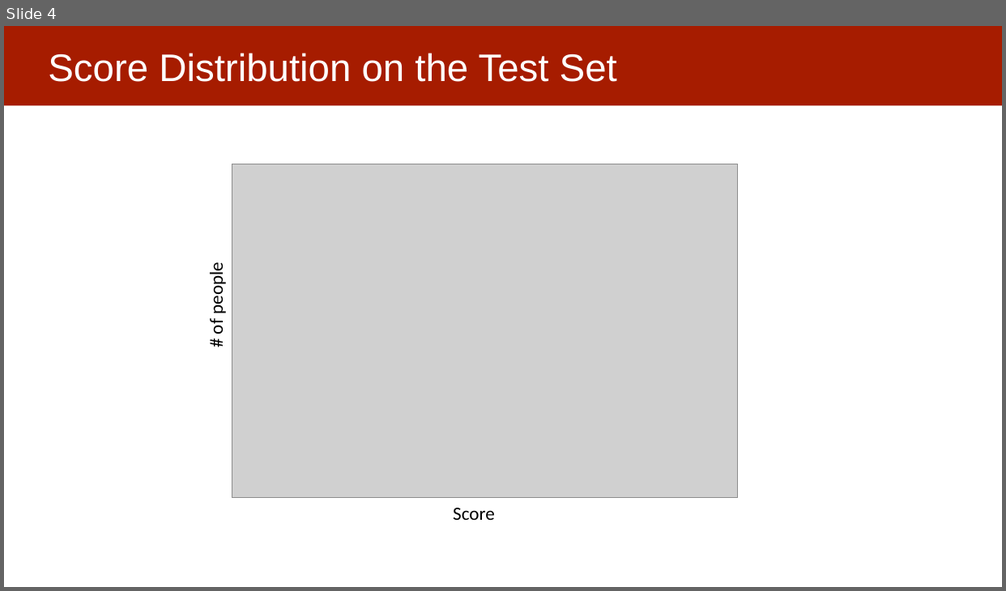
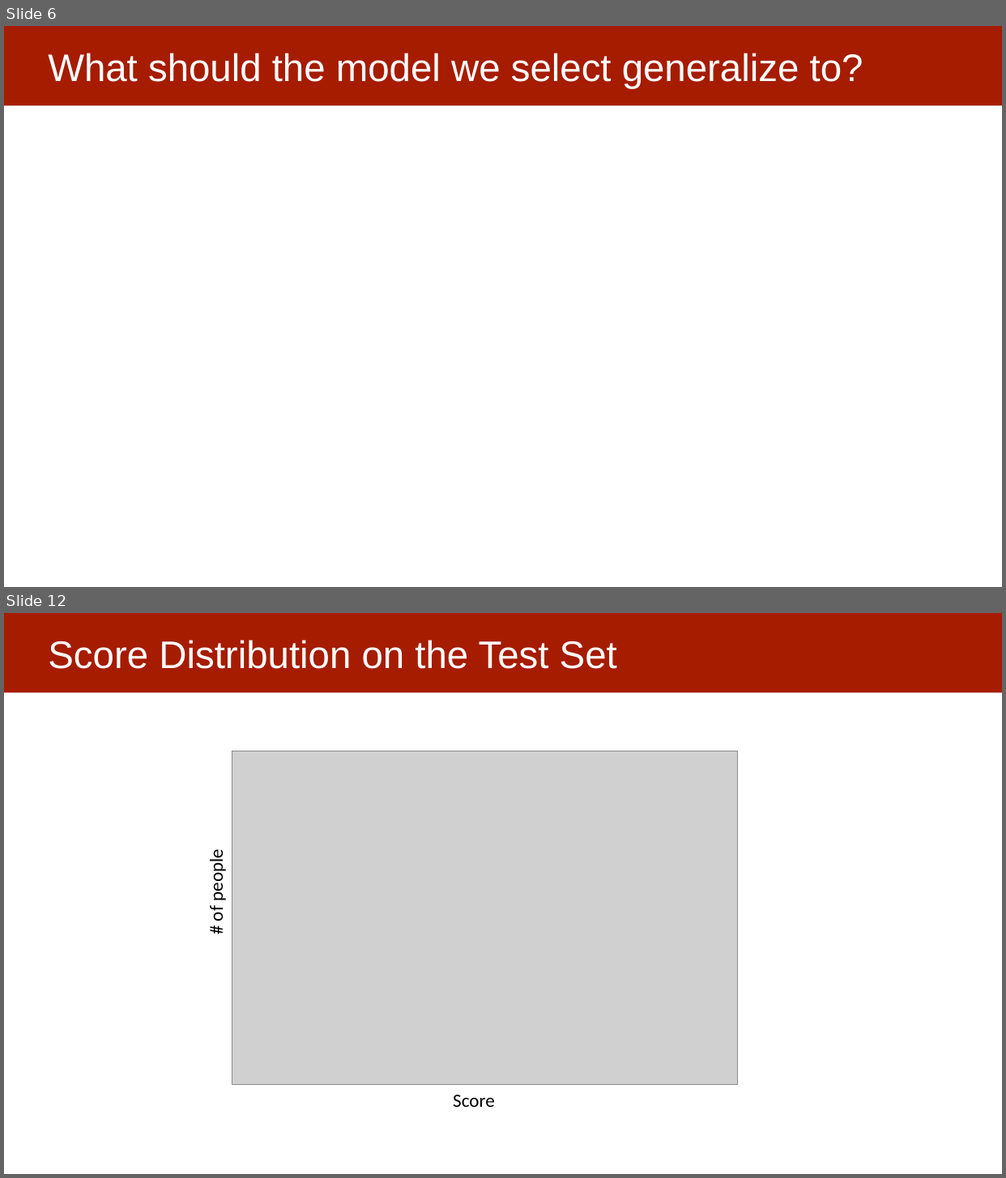
Before and after one commit to dssg/mlforpublicpolicylab, a slide deck: 06 - Performance and Evaluation Pt 1/Model Selection and Validation - Part I.pptx. Shown one above the other, each under a label of ours: slide 4 before the commit, slides 6 and 12 after it; the slides between them are not shown. The pictures are 1006x591 and 1006x1178 pixels, drawn with LibreOffice and Linux fonts; fonts in the diff are those of the drawing; grey boxes stand for pictures. Boxes give left, top, right and bottom in pixels: in the first picture for what was removed or moved away, otherwise in the second. Text is boxed around its words. In the diff, an @@ line names an element or a change of style, - is before the commit and + after.

```diff
--- a/06 - Performance and Evaluation Pt 1/Model Selection and Validation - Part I.pptx
+++ b/06 - Performance and Evaluation Pt 1/Model Selection and Validation - Part I.pptx
@@ slide 6 added at [4,26,1002,587], background #FFFFFF; not listed: 1 template element that a slide beside it also shows @@
@@ title added at [48,53,863,89], 37 pt, text #FFFFFF @@
+What should the model we select generalize to?
@@ what was slide 4 is now slide 12 @@
```
Also in this commit, not shown: 3 slides changed, 8 other slides added, 1 slide removed.
